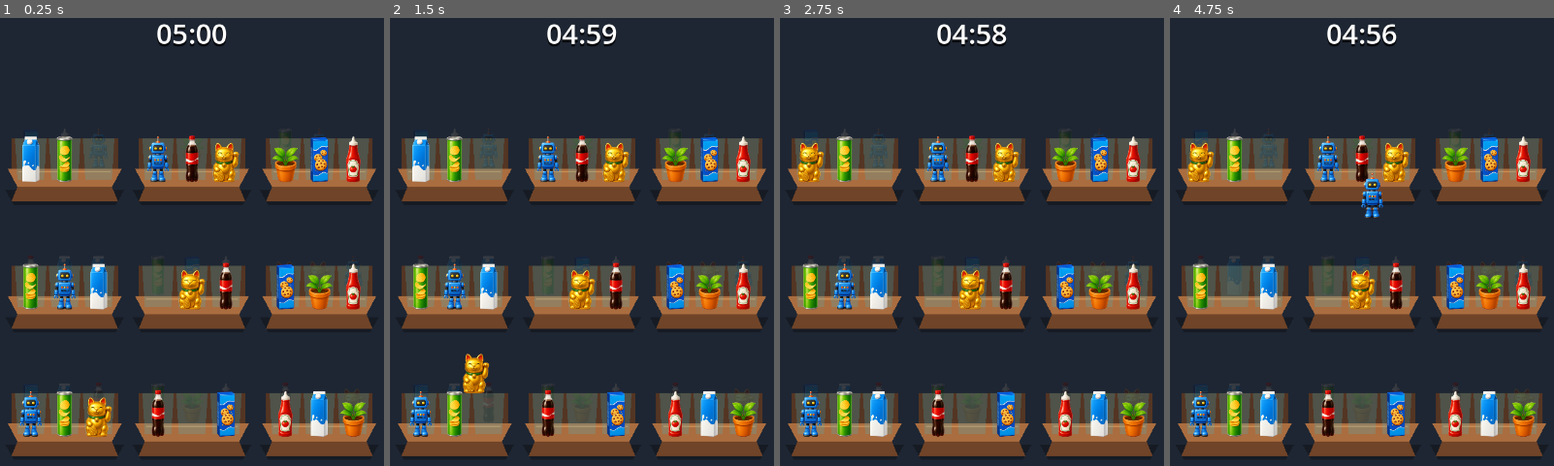
Above: before the commit, frames 1-4 (left to right).
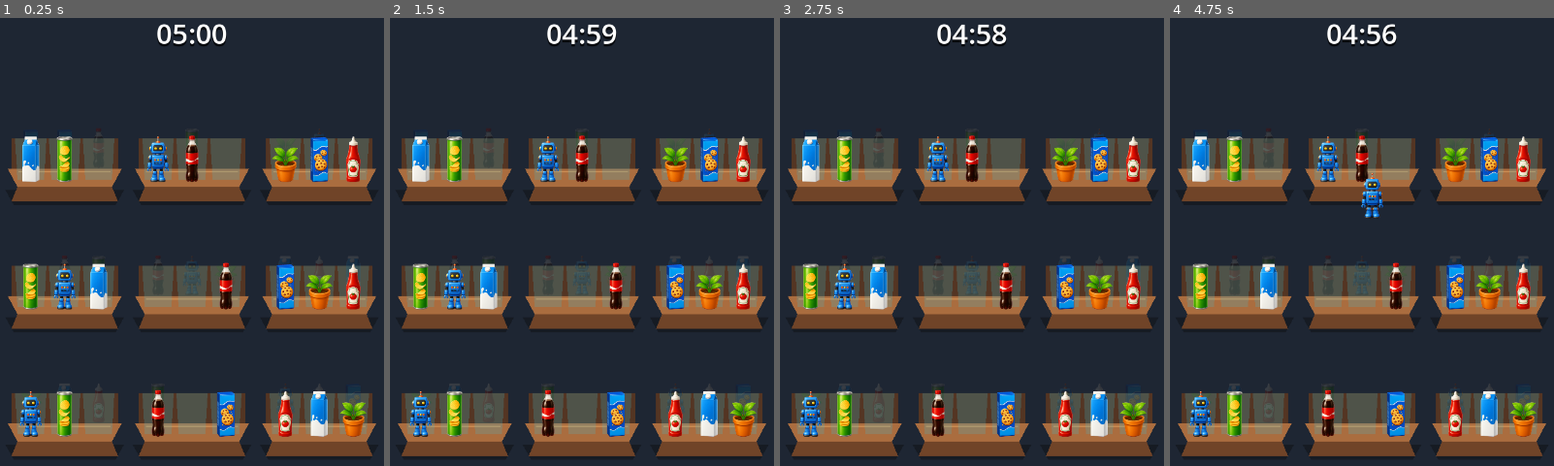
Above: after the commit, the same moments.

Repository: vladeque/sorting-puzzle
Game: Godot game, scene res://level.tscn
Same seed, same stepped clock (60 frames per second), same inputs: the game is played once before the commit and once after it. The project has no main scene, so this scene is started directly.
Inputs (mouse positions are in pixels of both pictures, inside the frame that each line leads up to):
- Up to frame 1 (0.25 s): no input
- Up to frame 2 (1.5 s): tap Enter at 0.5 s; move the mouse to (678, 345) at 0.52 s; click (678, 345) at 0.67 s; drag from (493, 421) to (420, 156) at 1.27 s
- Up to frame 3 (2.75 s): move the mouse to (1014, 215) at 2.02 s; click (1014, 215) at 2.17 s
- Up to frame 4 (4.75 s): tap Space at 2.75 s; drag from (outside the picture) to (1235, 156) at 2.77 s; tap Enter at 3.5 s; move the mouse to (outside the picture) at 3.52 s; click (outside the picture) at 3.67 s; drag from (1231, 268) to (1396, 156) at 4.27 s

The runs differ from the first frame. In frame 1, 1.7% of the frame differs, in the area x 6-94%, y 24-94%; in frame 2, 1.7%; in frame 3, 2.2%; in frame 4, 2.3%, in the area x 4-94%, y 24-94%.

Commit message:
Restrict moves to empty slots

Diff:
--- a/level.tscn
+++ b/level.tscn
@@ -204,10 +204,6 @@
 [node name="ItemSlot03" type="Marker2D" parent="Shelves/Shelf02/Slot03"]
 position = Vector2(0, -42)
 
-[node name="LevelItemGoldenCat" parent="Shelves/Shelf02/Slot03" instance=ExtResource("9_item_scene")]
-position = Vector2(0, -42)
-item_id = &"golden_cat_figurine"
-texture = ExtResource("7_cat")
 
 [node name="Shelf03" type="Node2D" parent="Shelves"]
 position = Vector2(210, -210)
@@ -410,10 +406,6 @@
 [node name="ItemSlot02" type="Marker2D" parent="Shelves/Shelf05/Slot02"]
 position = Vector2(0, -42)
 
-[node name="LevelItemGoldenCat" parent="Shelves/Shelf05/Slot02" instance=ExtResource("9_item_scene")]
-position = Vector2(0, -42)
-item_id = &"golden_cat_figurine"
-texture = ExtResource("7_cat")
 
 [node name="Slot03" type="Node2D" parent="Shelves/Shelf05"]
 position = Vector2(56, 0)
@@ -578,10 +570,6 @@
 [node name="ItemSlot03" type="Marker2D" parent="Shelves/Shelf07/Slot03"]
 position = Vector2(0, -42)
 
-[node name="LevelItemGoldenCat" parent="Shelves/Shelf07/Slot03" instance=ExtResource("9_item_scene")]
-position = Vector2(0, -42)
-item_id = &"golden_cat_figurine"
-texture = ExtResource("7_cat")
 
 [node name="Shelf08" type="Node2D" parent="Shelves"]
 position = Vector2(0, 210)
--- a/scripts/level.gd
+++ b/scripts/level.gd
@@ -3,7 +3,7 @@
 const SLOT_ITEM_POSITION := Vector2(0, -42)
 const GENERATED_LAYER_PREFIX := "ShelfLayer"
 const FIRST_GENERATED_LAYER := 2
-const ITEM_TYPE_COUNT := 8
+const ITEM_TYPE_COUNT := 7
 const ITEMS_PER_TYPE := 3
 
 @export var slot_snap_distance := 86.0
@@ -326,7 +326,8 @@
 	elif target_slot == _origin_slot:
 		_place_item_in_slot(item, _origin_slot)
 	else:
-		_move_item_to_slot(item, _origin_slot, target_slot)
+		if not _move_item_to_slot(item, _origin_slot, target_slot):
+			_place_item_in_slot(item, _origin_slot)
 
 	_dragged_item = null
 	_origin_slot = null
@@ -334,27 +335,26 @@
 	get_viewport().set_input_as_handled()
 
 
-func _move_item_to_slot(item: ShelfItem, origin_slot: Node2D, target_slot: Node2D) -> void:
+func _move_item_to_slot(item: ShelfItem, origin_slot: Node2D, target_slot: Node2D) -> bool:
 	if item == null or origin_slot == null or target_slot == null:
-		return
+		return false
 
 	if target_slot == origin_slot:
 		_place_item_in_slot(item, origin_slot)
-		return
+		return true
+
+	if _get_slot_item(target_slot) != null:
+		return false
 
 	var shelves_to_check: Array[Node] = []
 	_add_shelf_to_check(shelves_to_check, origin_slot)
 	_add_shelf_to_check(shelves_to_check, target_slot)
 
-	var target_item := _get_slot_item(target_slot)
-	if target_item == null:
-		_place_item_in_slot(item, target_slot)
-	else:
-		_place_item_in_slot(target_item, origin_slot)
-		_place_item_in_slot(item, target_slot)
+	_place_item_in_slot(item, target_slot)
 
 	_clear_matching_shelves(shelves_to_check)
 	_promote_empty_front_layers(shelves_to_check)
+	return true
 
 
 func _find_item_at_position(pointer_global_position: Vector2) -> ShelfItem:
@@ -372,9 +372,9 @@
 
 func _find_clicked_slot(pointer_global_position: Vector2, clicked_item: ShelfItem) -> Node2D:
 	if clicked_item != null:
-		return clicked_item.get_parent() as Node2D
-
-	return _find_nearest_slot(pointer_global_position)
+		return null
+
+	return _find_nearest_empty_slot(pointer_global_position)
 
 
 func _find_nearest_slot(pointer_global_position: Vector2) -> Node2D:
@@ -382,6 +382,26 @@
 	var nearest_distance := slot_snap_distance
 
 	for slot in _slots:
+		var marker := slot.get_node_or_null("ItemSlot%s" % slot.name.trim_prefix("Slot")) as Marker2D
+		if marker == null:
+			continue
+
+		var distance := pointer_global_position.distance_to(marker.global_position)
+		if distance <= nearest_distance:
+			nearest_slot = slot
+			nearest_distance = distance
+
+	return nearest_slot
+
+
+func _find_nearest_empty_slot(pointer_global_position: Vector2) -> Node2D:
+	var nearest_slot: Node2D
+	var nearest_distance := slot_snap_distance
+
+	for slot in _slots:
+		if _get_slot_item(slot) != null:
+			continue
+
 		var marker := slot.get_node_or_null("ItemSlot%s" % slot.name.trim_prefix("Slot")) as Marker2D
 		if marker == null:
 			continue
